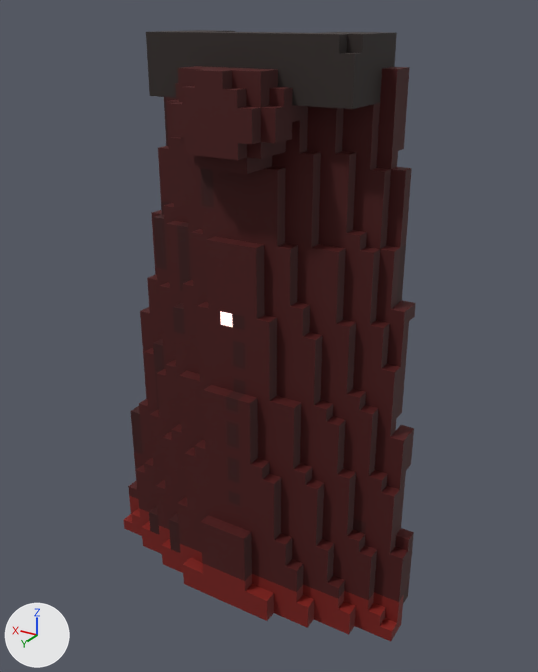
The glTF model www/proto3d/models/beth/equipment/meshes/leather/leather_masterwork_cloak_lod1.glb: old version first, new version second.
Camera for both pictures: a 50 mm camera at (-0.647, 1.115, 0.071) aimed at (-0.024, 0.077, -0.448). Every picture has the same lights, and +X, +Y and +Z are marked at lower left. The older version comes first. Vertices at exactly the same position are counted once.

In view in the first picture: 'leather_masterwork_cloak_lod1'.
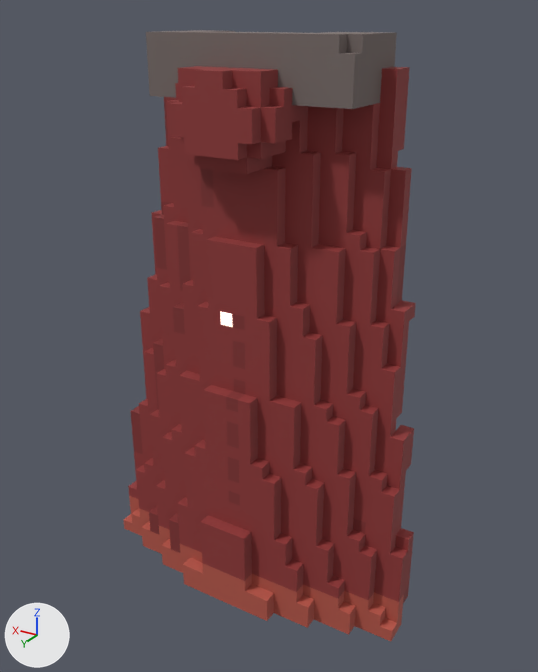
Patch to the scene script:
```diff
--- a/www/proto3d/models/beth/equipment/meshes/leather/leather_masterwork_cloak_lod1.glb.py
+++ b/www/proto3d/models/beth/equipment/meshes/leather/leather_masterwork_cloak_lod1.glb.py
@@ me_leather_masterwork_cloak_lod1 @@
 me_leather_masterwork_cloak_lod1.from_pydata(...)  # 1079 vertices, 1588 faces; spans x -0.312..0.312, y -0.012..0.204, z -0.96..0.048
 # used by ob_leather_masterwork_cloak_lod1; location = (0.0, 0.0, 0.0)
+# me_leather_masterwork_cloak_lod1 part 1: 1588 faces centred in x -0.312..0.312, y -0.012..0.204, z -0.96..0.048 are repainted in the vertex colours; the middle colour goes from dark red #430202 to red #8e3535
 me_leather_masterwork_cloak_lod1.materials.append(mat_vox)
```

Boxes (x1, y1, x2, y2) around the edits, measured in the pictures (538 x 672 px):
part 1 of me_leather_masterwork_cloak_lod1, recoloured (dark red to red): (124, 30, 416, 641) in both
